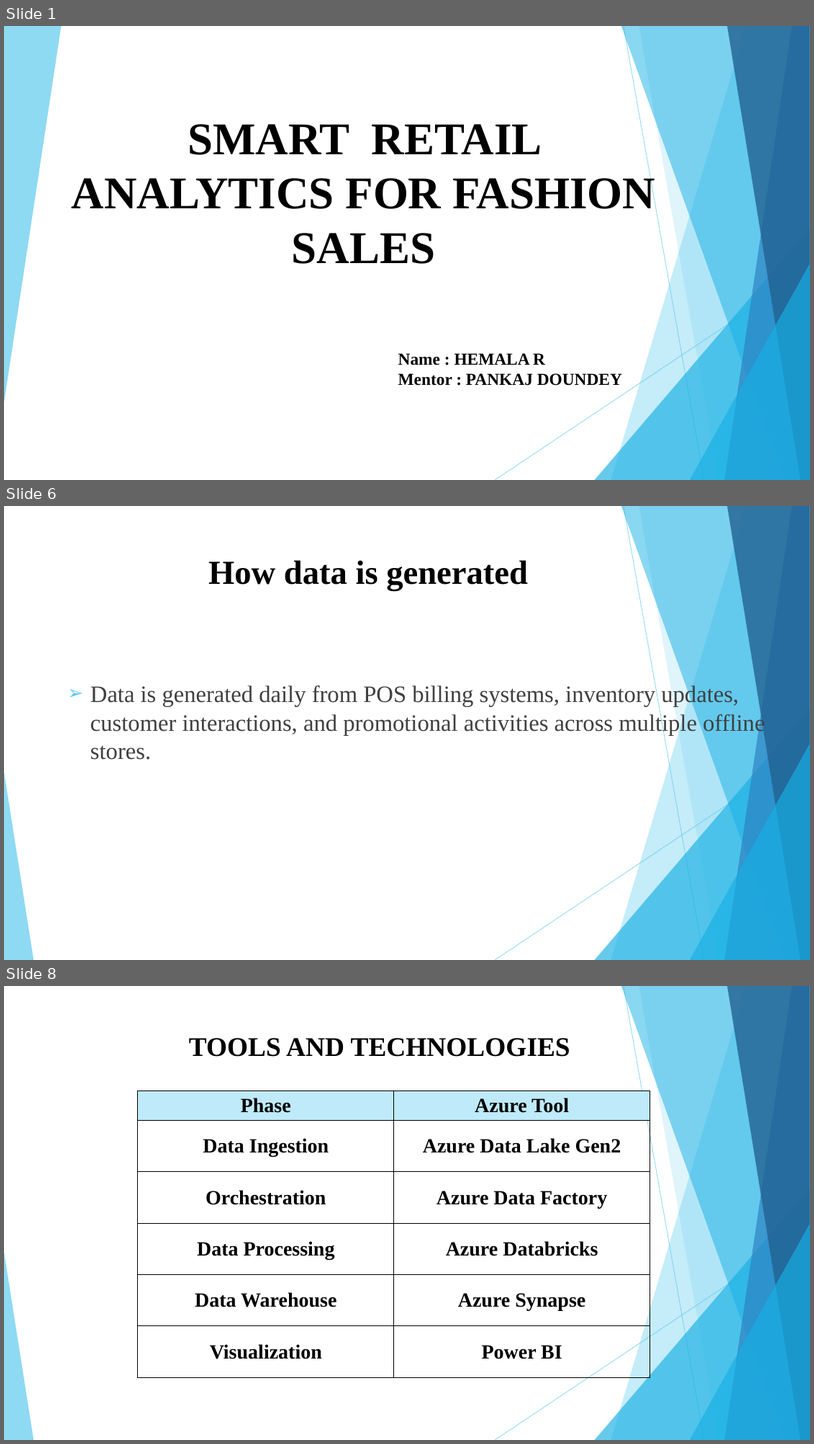
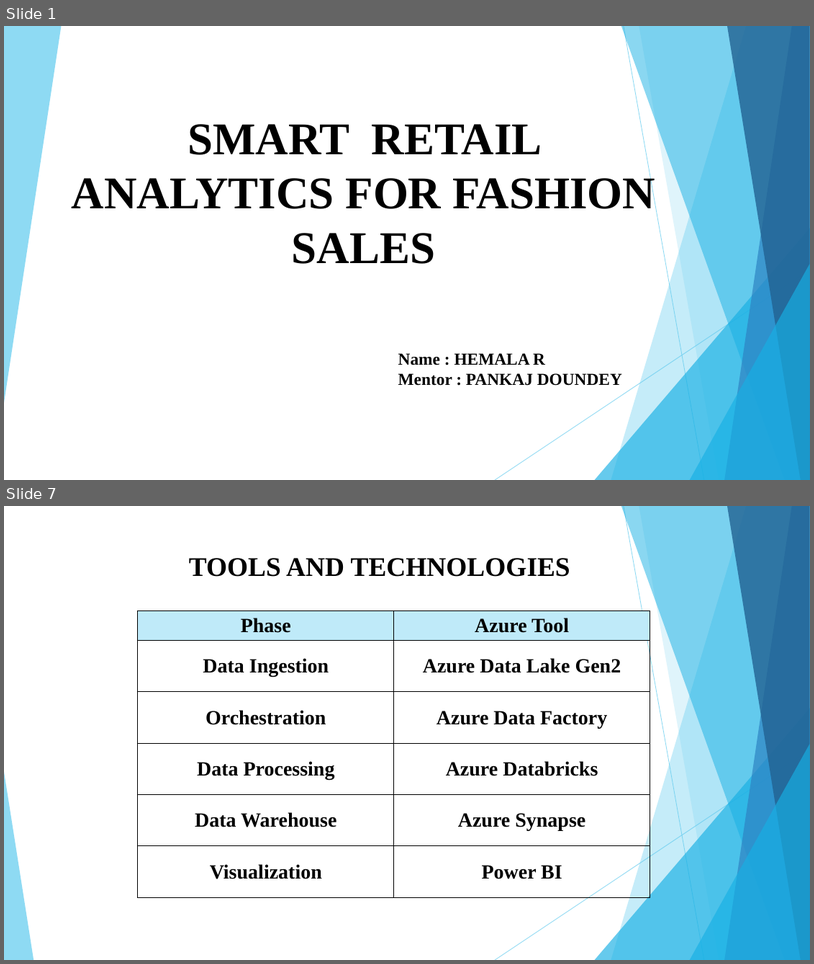
Before and after one commit to HemalaR/Smart-Analytics-For-Fashion-Sales, a slide deck: Smart Retail Analytics for Fashion Sales (1).pptx. Shown one above the other, each under a label of ours: slides 1, 6 and 8 before the commit, slides 1 and 7 after it; the slides between them are not shown. The pictures are 814x1444 and 814x964 pixels, drawn with LibreOffice and Linux fonts; fonts in the diff are those of the drawing. Boxes give left, top, right and bottom in pixels: in the first picture for what was removed or moved away, otherwise in the second. Text is boxed around its words. In the diff, an @@ line names an element or a change of style, - is before the commit and + after.

```diff
--- a/Smart Retail Analytics for Fashion Sales (1).pptx
+++ b/Smart Retail Analytics for Fashion Sales (1).pptx
@@ slide 6 removed at [4, 506, 810, 960], background #FFFFFF; not listed: 10 template elements that a slide beside it also shows @@
@@ title removed at [208, 560, 528, 591] @@
-How data is generated
@@ text removed at [90, 684, 765, 759] @@
-➢ Data is generated daily from POS billing systems, inventory updates, customer interactions, and promotional activities across multiple offline stores.
@@ what was slide 8 is now slide 7 @@
```
Also in this commit, not shown: 7 slides changed, 20 slides added, 2 other slides removed, 21 other files.
